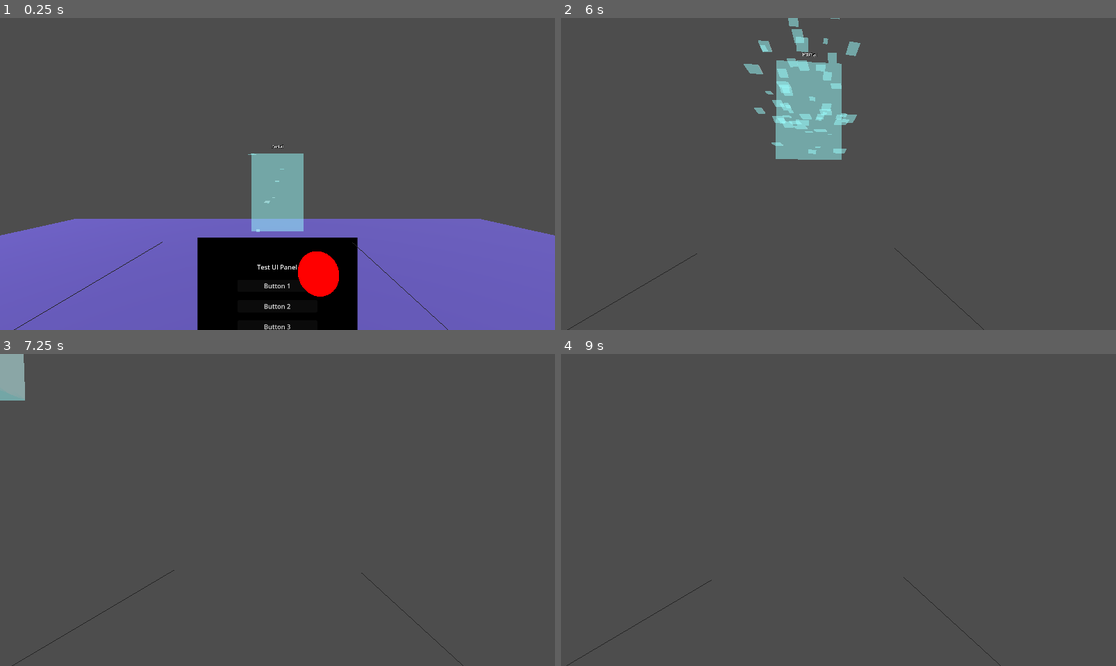
Above: before the commit, frames 1-4 (two rows, left to right).
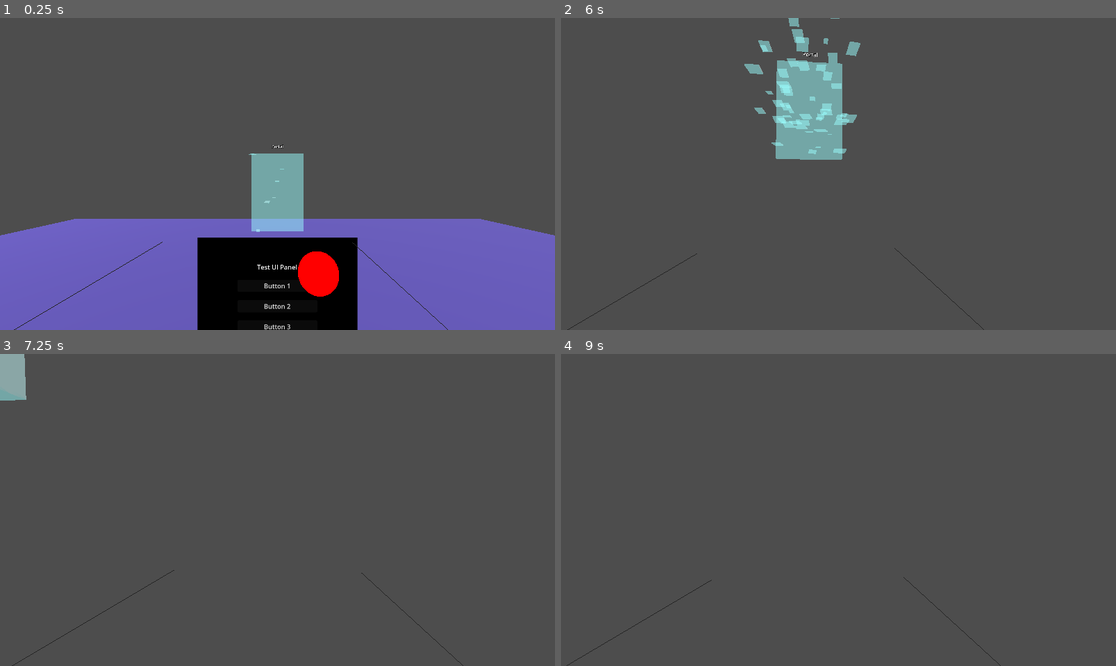
Above: after the commit, the same moments.

Repository: jvastola/GodotPhysicsRig
Game: Godot game, scene res://MainScene.tscn
The game is run twice, just before and just after one commit, with the same random seed, the same clock (stepped at 60 frames per second) and the same inputs.
Inputs (mouse positions are in pixels of both pictures, inside the frame that each line leads up to):
- Up to frame 1 (0.25 s): no input
- Up to frame 2 (6 s): move the mouse to (832, 180) at 0.52 s; hold Shift (sprint) 0.53-1.28 s; hold W (move_forward) 0.53-2.78 s; click (832, 180) at 0.67 s; tap Space (jump) at 0.77, 1.52, 3.02, 3.77, 4.52 s; move the mouse to (877, 177) at 1.27 s; tap Shift (sprint) every 1.5 s from 1.35 to 5.85 s; move the mouse to (794, 170) at 2.02 s; hold Shift (sprint) 2.03-2.78 s; move the mouse to (844, 174) at 2.77 s; hold A (move_left) 2.78-3.53 s; click (844, 174) at 2.92 s; move the mouse to (816, 167) at 3.52 s; hold Shift (sprint) 3.53-4.28 s; hold W (move_forward) 3.53-5.78 s; move the mouse to (866, 174) at 4.27 s; move the mouse to (810, 174) at 5.02 s; hold Shift (sprint) 5.03-5.78 s; click (810, 174) at 5.17 s; move the mouse to (849, 167) at 5.77 s; hold D (move_right) from 5.78 s (still down)
- Up to frame 3 (7.25 s): tap Space (jump) at 6.02, 6.77 s; move the mouse to (271, 516) at 6.52 s; release D (move_right) at 6.53 s; hold W (move_forward) from 6.53 s (still down); hold Shift (sprint) from 6.53 s (still down)
- Up to frame 4 (9 s): move the mouse to (877, 513) at 7.27 s; release Shift (sprint) at 7.28 s; tap Shift (sprint) at 7.35, 8.85 s; click (877, 513) at 7.42 s; tap Space (jump) at 7.52, 8.75 s; tap Enter at 8 s; move the mouse to (794, 506) at 8.02 s; hold Shift (sprint) 8.03-8.78 s; move the mouse to (844, 510) at 8.77 s; release W (move_forward) at 8.78 s; hold A (move_left) from 8.78 s (still down)

The runs differ from the first frame. In frame 1, less than 0.1% of the frame differs, in the area x 3-97%, y 43-88%; in frame 2, 0.2%, in the area x 32-54%, y 0-46%; in frame 3, less than 0.1%; in frame 4, less than 0.1%.

Commit message:
Update XRPlayer and MainScene: adjust XRPlayer transform values and add BoxMesh for head representation

Diff:
--- a/MainScene.tscn
+++ b/MainScene.tscn
@@ -75,7 +75,7 @@
 flip_winding = true
 
 [node name="XRPlayer" parent="." instance=ExtResource("1_xrplayer")]
-transform = Transform3D(1, 0, 0, 0, 1, 0, 0, 0, 1, 0, 2, 0)
+transform = Transform3D(0.999598, 0, 0, 0, 0.999598, 0, 0, 0, 0.999598, 0, 2, 0)
 
 [node name="Portal" parent="." instance=ExtResource("2_portal")]
 transform = Transform3D(1, 0, 0, 0, 1, 0, 0, 0, 1, 0, 1.5, -8)
--- a/XRPlayer.tscn
+++ b/XRPlayer.tscn
@@ -14,6 +14,8 @@
 
 [sub_resource type="SphereMesh" id="SphereMesh_head"]
 
+[sub_resource type="BoxMesh" id="BoxMesh_l588l"]
+
 [sub_resource type="SphereShape3D" id="SphereShape3D_head"]
 radius = 0.18
 
@@ -77,7 +79,7 @@
 [node name="HeadMesh" type="MeshInstance3D" parent="PlayerBody/XROrigin3D/XRCamera3D"]
 transform = Transform3D(0.3, 0, 0, 0, 0.3, 0, 0, 0, 0.3, 0, 0, 0)
 cast_shadow = 0
-mesh = SubResource("SphereMesh_head")
+mesh = SubResource("BoxMesh_l588l")
 
 [node name="HeadArea" type="Area3D" parent="PlayerBody/XROrigin3D/XRCamera3D"]
 collision_layer = 2
Not shown: 1 places in XRPlayer.tscn that only renumber resources
